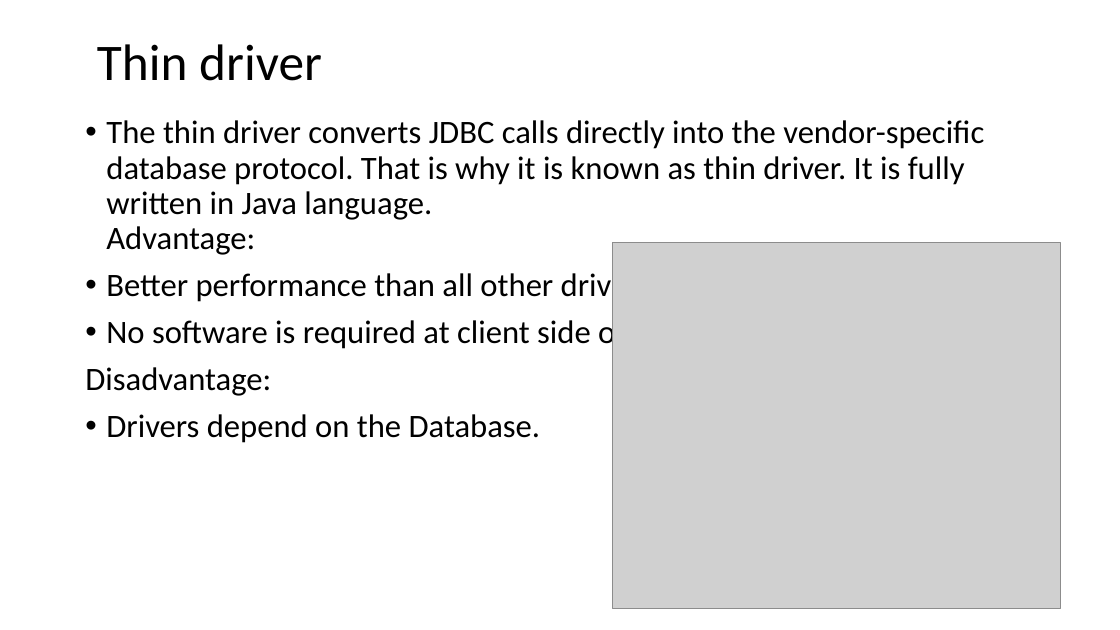
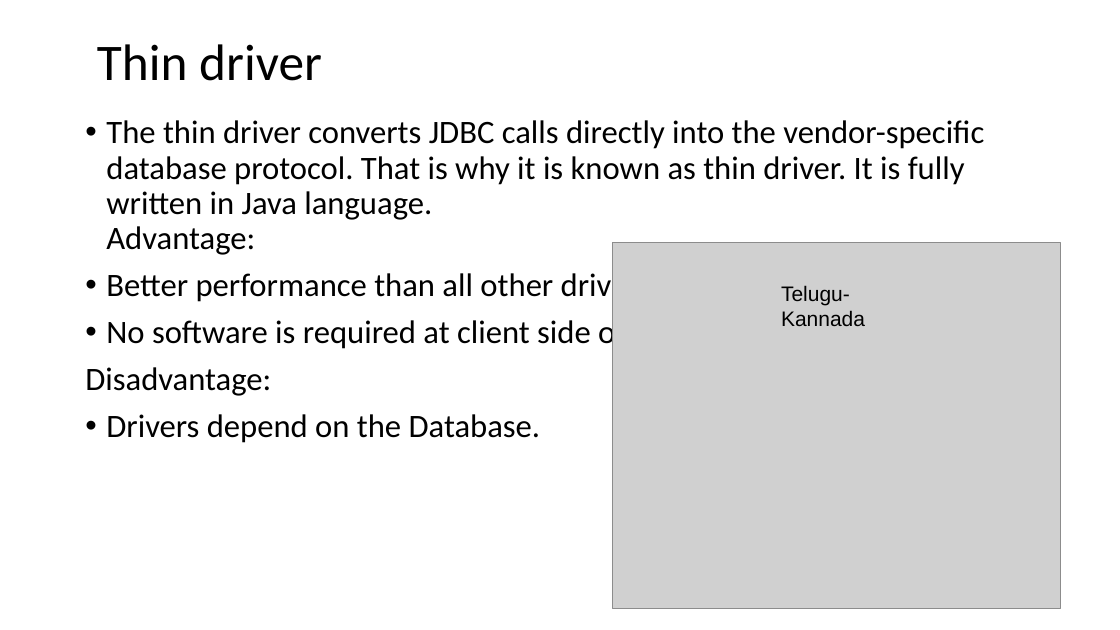
Before and after one commit to suniljeevan/JAVA-FULLSTACK-DEVELOPMENT-2026, a slide deck: slide 163 of COURSE MATERIALS/Module-1 CSE3427.pptx. Drawn at 1120x630 pixels with LibreOffice and Linux fonts; fonts in the diff are those of the drawing; grey boxes stand for pictures; background and template pictures are left out. Boxes give left, top, right and bottom in pixels: in the first picture for what was removed or moved away, otherwise in the second. Text is boxed around its words. In the diff, an @@ line names an element or a change of style, - is before the commit and + after.

```diff
--- a/COURSE MATERIALS/Module-1 CSE3427.pptx
+++ b/COURSE MATERIALS/Module-1 CSE3427.pptx
@@ text added at [781,285,865,326], 18 pt, text #000000 @@
+Telugu-Kannada
```
Also in this commit, not shown: 3 other slides changed, 4 other files.
